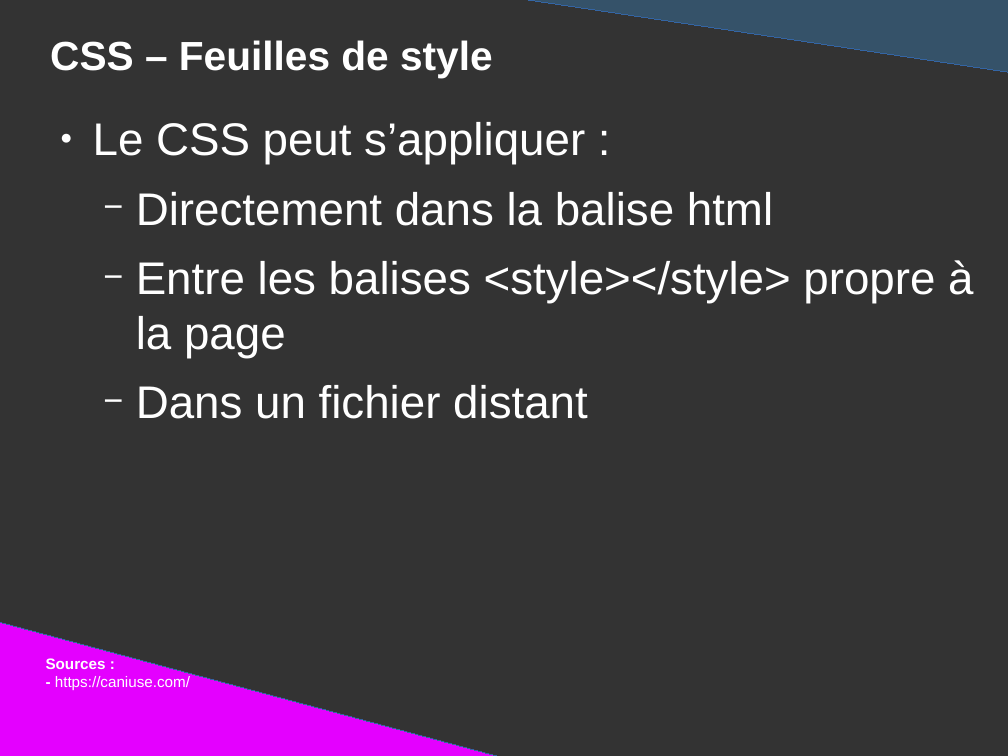
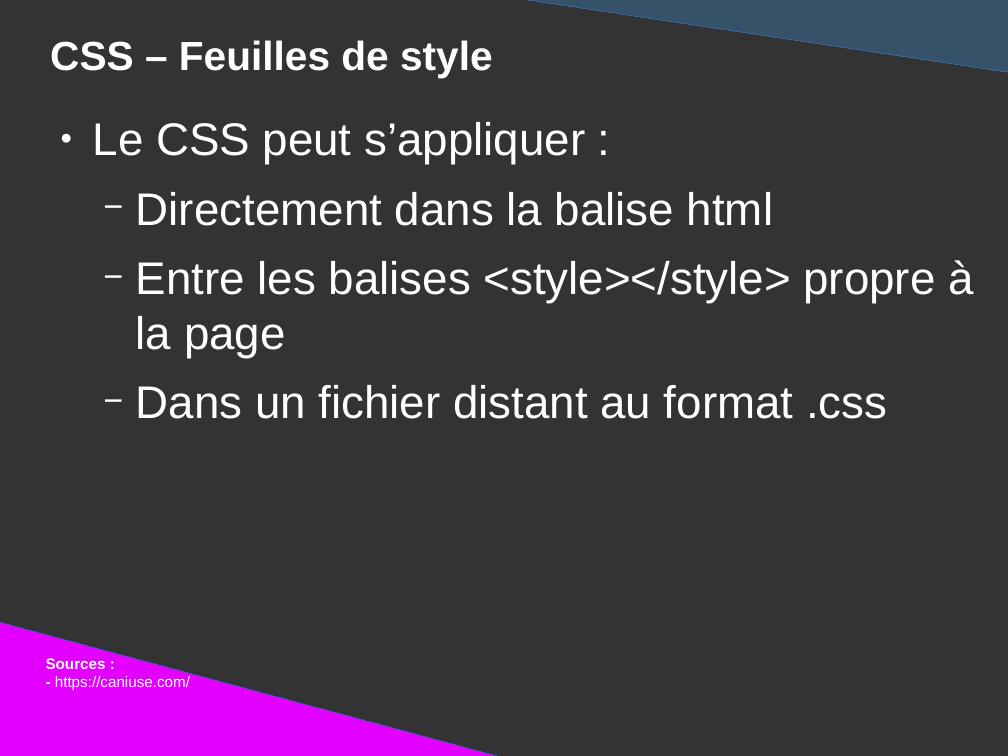
Before and after one commit to DanYellow/presentations, a slide deck: slide 44 of mmi/html/presentation.odp (slide 42 before the commit). Drawn at 1008x756 pixels with LibreOffice and Linux fonts; fonts in the diff are those of the drawing. Boxes give left, top, right and bottom in pixels: in the first picture for what was removed or moved away, otherwise in the second. Text is boxed around its words. In the diff, an @@ line names an element or a change of style, - is before the commit and + after.

```diff
--- a/mmi/html/presentation.odp
+++ b/mmi/html/presentation.odp
@@ text at (136, 385, 887, 419): text changed @@
-  − Dans un fichier distant
+  − Dans un fichier distant au format .css
```
Also in this commit, not shown: 19 other slides changed, 2 slides added, 2 other files.
